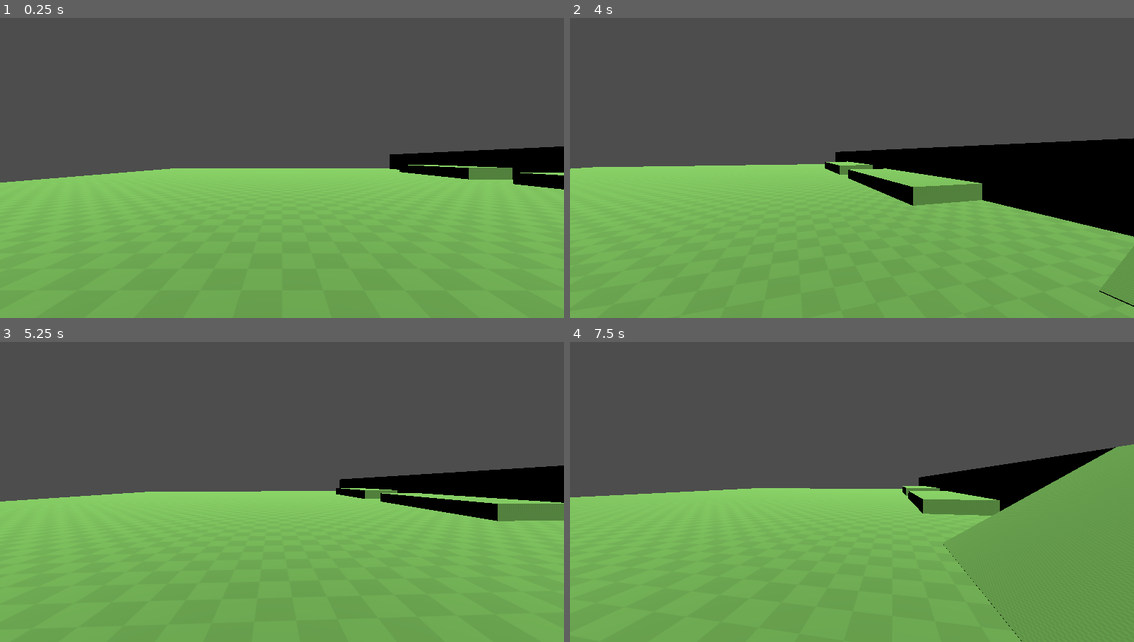
Above: before the commit, frames 1-4 (two rows, left to right).
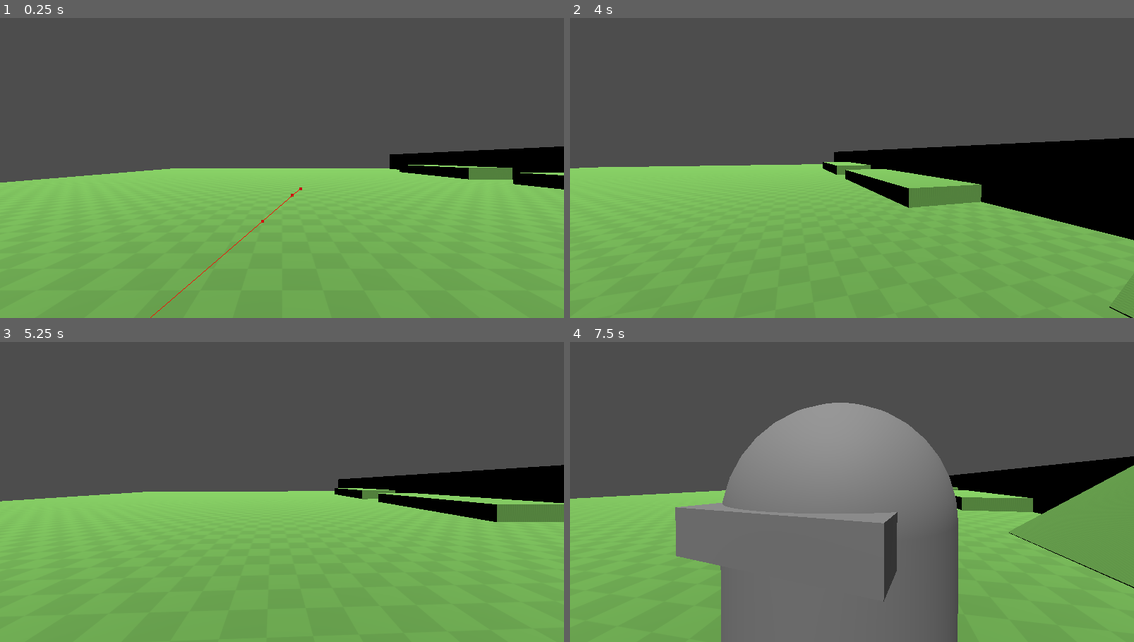
Above: after the commit, the same moments.

Repository: Fs9822d/Game-gaunlet-project
Game: Godot game, scene res://Scenes/Main.tscn
The game is run twice, just before and just after one commit, with the same random seed, the same clock (stepped at 60 frames per second) and the same inputs.
Inputs (mouse positions are in pixels of both pictures, inside the frame that each line leads up to):
- Up to frame 1 (0.25 s): no input
- Up to frame 2 (4 s): tap Enter at 0.5 s; move the mouse to (880, 159) at 0.52 s; hold D (Right) 0.53-1.28 s; tap W (Front) at 0.6, 2.85 s; tap Space (Jump) at 0.77, 1.52, 3.02, 3.77 s; move the mouse to (823, 162) at 1.27 s; hold S (Back) 1.28-2.03 s; tap E (Interact) at 1.35 s; move the mouse to (863, 153) at 2.02 s; hold Shift (Sprint) 2.03-2.78 s; hold D (Right) 2.03-3.53 s; move the mouse to (846, 165) at 2.77 s; move the mouse to (891, 162) at 3.52 s; hold A (Left) from 3.53 s (still down); hold E (Interact) from 3.53 s (still down)
- Up to frame 3 (5.25 s): move the mouse to (236, 480) at 4.27 s; release E (Interact) at 4.28 s; tap Shift (Sprint) at 4.35 s; tap Space (Jump) at 4.52 s; move the mouse to (287, 483) at 5.02 s; release A (Left) at 5.03 s; hold S (Back) from 5.03 s (still down); tap W (Front) at 5.1 s
- Up to frame 4 (7.5 s): move the mouse to (829, 477) at 5.77 s; release S (Back) at 5.78 s; hold D (Right) from 5.78 s (still down); tap E (Interact) at 5.85 s; tap Space (Jump) at 6.02, 6.77 s; move the mouse to (880, 483) at 6.52 s; hold Shift (Sprint) 6.53-7.28 s; move the mouse to (823, 486) at 7.27 s; tap W (Front) at 7.35 s

The runs differ from the first frame. In frame 1, less than 0.1% of the frame differs, in the area x 26-54%, y 56-100%; in frame 2, 1.0%; in frame 3, 0.3%; in frame 4, 37%, in the area x 0-100%, y 20-100%.

Commit message:
Enemy AI petrol done
Made the enemy AI petrol system, now the enemy finds a random point near the Patrol Radius from the player

Diff:
--- a/Scenes/Main.tscn
+++ b/Scenes/Main.tscn
@@ -73,3 +73,4 @@
 
 [node name="EnemyAI" parent="." unique_id=173968709 instance=ExtResource("3_kln2b")]
 transform = Transform3D(1, 0, 0, 0, 1, 0, 0, 0, 1, -5.73791, 0, 22.690186)
+patrol_radius = 30.0
--- a/Scenes/enemy_ai.tscn
+++ b/Scenes/enemy_ai.tscn
@@ -12,6 +12,7 @@
 script = ExtResource("1_pa2ef")
 navigateA3D = NodePath("NavigationAgent3D")
 rotation_speed = 2.0
+patrol_near_player = true
 
 [node name="CollisionShape3D" type="CollisionShape3D" parent="." unique_id=719665499]
 transform = Transform3D(1, 0, 0, 0, 1, 0, 0, 0, 1, 0, 1, 0)
--- a/Scripts/enemy_ai.gd
+++ b/Scripts/enemy_ai.gd
@@ -4,47 +4,123 @@
 @export var navigateA3D: NavigationAgent3D
 @export var Speed = 5.0
 @export var rotation_speed = 5.0
+@export var patrol_radius: float = 15.0
+@export var patrol_near_player: bool = false
+
+var patrol_target: Vector3 = Vector3.ZERO
+var player_node: Node3D = null
 
 @export_group("Vision Cone")
 @export var vision_range: float = 10.0
 @export var vision_half_angle_deg: float = 45.0
 
+enum State {
+	Idle,
+	Chase,
+	Patrol
+}
+
+var current_state: State = State.Idle
 var target_player: Node3D
 
 func _ready() -> void:
+	if not navigateA3D:
+		push_warning("navigateA3D is null!")
+
+	var players = get_tree().get_nodes_in_group("Player")
+	if players.is_empty():
+		push_warning("Player node not found in group 'Player'!")
+	else:
+		player_node = players[0]
+
 	if not Engine.is_editor_hint():
 		_start_ai_loop()
 
 func _physics_process(delta: float) -> void:
 	if not Engine.is_editor_hint():
-		_rotate_towards_player(delta)
-		_move_towards_player()
+		_process_state(delta)
 
-func _rotate_towards_player(delta: float) -> void:
-	if not target_player:
+func _process_state(delta: float) -> void:
+	match current_state:
+		State.Idle:
+			_handle_idle(delta)
+		State.Chase:
+			_handle_chase(delta)
+		State.Patrol:
+			_handle_patrol(delta)
+
+func _handle_idle(_delta: float) -> void:
+	velocity = Vector3.ZERO
+
+func _handle_chase(delta: float) -> void:
+	if target_player:
+		_rotate_towards(target_player.global_position, delta)
+		_move_towards_target()
+
+func _handle_patrol(delta: float) -> void:
+	if navigateA3D and not navigateA3D.is_navigation_finished():
+		var next_pos := navigateA3D.get_next_path_position()
+		_rotate_towards(next_pos, delta)
+		_move_towards(next_pos)
+	else:
+		_change_state(State.Idle)
+
+func _change_state(new_state: State) -> void:
+	if current_state == new_state:
 		return
-	var target_pos := target_player.global_position
-	target_pos.y = global_position.y
-	if global_position.is_equal_approx(target_pos):
+	current_state = new_state
+	match current_state:
+		State.Idle:
+			_start_idle_timer()
+		State.Patrol:
+			_start_patrol()
+
+func _rotate_towards(target_pos: Vector3, delta: float) -> void:
+	var local_target := target_pos
+	local_target.y = global_position.y
+	if global_position.is_equal_approx(local_target):
 		return
-	var target_dir := global_position.direction_to(target_pos)
+	var target_dir := global_position.direction_to(local_target)
 	var right := Vector3.UP.cross(target_dir).normalized()
 	var target_basis := Basis(right, target_dir.cross(right).normalized(), target_dir)
 	global_transform.basis = global_transform.basis.slerp(target_basis, rotation_speed * delta).orthonormalized()
 
 func _start_ai_loop() -> void:
+	if not _dot_vision_cone("Player"):
+		_change_state(State.Patrol)
 	while is_inside_tree():
 		target_player = _dot_vision_cone("Player")
-		if target_player and navigateA3D:
-			navigateA3D.target_position = target_player.global_position
+		if target_player:
+			_change_state(State.Chase)
+			if navigateA3D:
+				navigateA3D.target_position = target_player.global_position
+		elif current_state == State.Chase:
+			_change_state(State.Patrol)
 		await get_tree().create_timer(0.1).timeout
 
-func _move_towards_player() -> void:
-	if target_player and navigateA3D and not navigateA3D.is_navigation_finished():
-		velocity = global_position.direction_to(navigateA3D.get_next_path_position()) * Speed
-		move_and_slide()
+func _move_towards(target_pos: Vector3) -> void:
+	velocity = global_position.direction_to(target_pos) * Speed
+	move_and_slide()
+
+func _move_towards_target() -> void:
+	if navigateA3D and not navigateA3D.is_navigation_finished():
+		_move_towards(navigateA3D.get_next_path_position())
 	else:
 		velocity = Vector3.ZERO
+
+func _start_idle_timer() -> void:
+	velocity = Vector3.ZERO
+	await get_tree().create_timer(2.0).timeout
+	if current_state == State.Idle:
+		_change_state(State.Patrol)
+
+func _start_patrol() -> void:
+	var origin := global_position
+	if patrol_near_player and player_node:
+		origin = player_node.global_position
+	patrol_target = randPointNav(origin, patrol_radius)
+	if navigateA3D:
+		navigateA3D.target_position = patrol_target
 
 func detect_player() -> bool:
 	return _dot_vision_cone("Player") != null
@@ -69,3 +145,7 @@
 			return target
 
 	return null
+
+func randPointNav(from: Vector3, Radius: float) -> Vector3:
+	var dir := Vector3.FORWARD.rotated(Vector3.UP, randf() * TAU)
+	return NavigationServer3D.map_get_closest_point(get_world_3d().navigation_map, from + dir * randf() * Radius)
